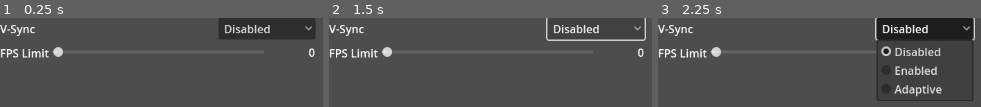
Above: before the commit, frames 1-3 (left to right).
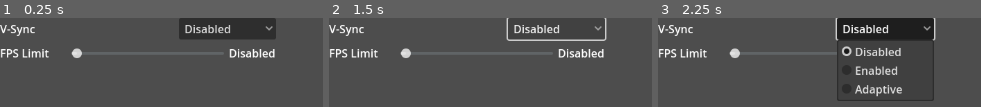
Above: after the commit, the same moments.

Repository: RespiteFromReality/godot-settings
Game: Godot game, scene res://settings_menu/components/vsync_and_fps_limiter.tscn
The game is run twice, just before and just after one commit, with the same random seed, the same clock (stepped at 60 frames per second) and the same inputs. The project has no main scene, so this scene is started directly.
Inputs:
- Up to frame 1 (0.25 s): no input
- Up to frame 2 (1.5 s): click "Disabled" at 0.5 s; click "Disabled" at 1.25 s
- Up to frame 3 (2.25 s): click "Disabled" at 2 s

The runs differ from the first frame. In frame 1, 8.6% of the frame differs, in the area x 16-98%, y 0-45%; in frame 2, 4.8%; in frame 3, 14%, in the area x 16-99%, y 0-94%.

Commit message:
Dedicated FPS Slider
- Created a dedicated slider for FPS.

Diff:
--- /dev/null
+++ b/settings_menu/components/fps_slider/fps_slider.gd
@@ -0,0 +1,114 @@
+@tool
+class_name FPSSlider
+extends Control
+
+signal drag_started
+signal drag_ended(value: float)
+
+
+@export_category("Slider")
+@export var editable: bool = true
+@export var min_value: float = 0
+@export var max_value: float = 100
+@export var step: float = 1
+@export var value: float = 0
+@export var zero_means_disabled: bool = false
+@export_category("Label")
+@export var enabled: bool = true
+
+@onready var h_slider: HSlider = $HSlider
+@onready var label: ToggleableLabel = $Label
+
+
+func _ready() -> void:
+	h_slider.set_block_signals(true)
+	set_editable(editable)
+	set_min_value(min_value)
+	set_max_value(max_value)
+	set_step(step)
+	set_value(value)
+	h_slider.set_block_signals(false)
+
+	label.set_block_signals(true)
+	set_label_value(get_value())
+	label.set_block_signals(false)
+
+
+# Config functions
+
+# Slider
+func get_editable() -> bool:
+	return h_slider.editable
+
+func set_editable(_editable: bool) -> void:
+	h_slider.editable = _editable
+
+func get_min_value() -> float:
+	return h_slider.min_value
+
+func set_min_value(_min_value: float) -> void:
+	h_slider.min_value = _min_value
+
+func get_max_value() -> float:
+	return h_slider.max_value
+
+func set_max_value(_max_value: float) -> void:
+	h_slider.max_value = max_value
+
+func get_step() -> float:
+	return h_slider.step
+
+func set_step(_step: float) -> void:
+	h_slider.step = step
+
+func get_value() -> float:
+	return h_slider.value
+
+func set_value(_value: float) -> void:
+	h_slider.value = _value
+
+func set_value_no_signal(_value: float) -> void:
+	self.set_block_signals(true)
+	h_slider.value = _value
+	self.set_block_signals(false)
+
+# Label
+func get_label_enabled() -> bool:
+	return label.enabled
+
+func set_label_enabled(_enabled: bool) -> void:
+	label.enabled = _enabled
+
+func get_label_value() -> String:
+	return label.text
+
+func set_label_value(_value: float) -> void:
+	if _value == 0 && zero_means_disabled == true:
+		label.text = "Disabled"
+	else:
+		label.text = str(_value).pad_decimals(0) + " FPS"
+
+
+# Signals
+func _on_h_slider_drag_started() -> void:
+	drag_started.emit()
+
+func _on_h_slider_drag_ended(_value_changed: bool) -> void:
+	drag_ended.emit(get_value())
+
+func _on_h_slider_value_changed(slider_value: float) -> void:
+	set_label_value(slider_value)
+
+
+# Editor
+func _get_configuration_warnings() -> PackedStringArray: # Creates editor warnings
+	var msgs: PackedStringArray
+	if drag_ended.has_connections() != true && drag_started.has_connections() != null:
+		msgs.append("This component has no connections to its signal!")
+	if max_value < min_value:
+		msgs.append("Slider max value must be more than min value!")
+	if value > max_value || value < min_value:
+		msgs.append("The starting value is smaller or larger than the set range!")
+	if step == 0:
+		msgs.append("Slider cannot have 0 steps!")
+	return msgs
--- /dev/null
+++ b/settings_menu/components/fps_slider/fps_slider.tscn
@@ -0,0 +1,64 @@
+[gd_scene load_steps=5 format=3 uid="uid://bgfnjxpg83l81"]
+
+[ext_resource type="Script" uid="uid://filyu5704wxi" path="res://settings_menu/components/fps_slider/fps_slider.gd" id="1_6xk2x"]
+[ext_resource type="Script" uid="uid://d270vtwfidiph" path="res://settings_menu/components/toggleable_label/toggleable_label.gd" id="2_0gllv"]
+
+[sub_resource type="StyleBoxFlat" id="StyleBoxFlat_ba8ne"]
+bg_color = Color(0.37830356, 0.39208335, 0.39896816, 1)
+corner_radius_top_left = 6
+corner_radius_top_right = 6
+corner_radius_bottom_right = 6
+corner_radius_bottom_left = 6
+expand_margin_top = 2.0
+expand_margin_bottom = 2.0
+
+[sub_resource type="StyleBoxFlat" id="StyleBoxFlat_f8ild"]
+bg_color = Color(0.57700837, 0.5770084, 0.57700837, 1)
+corner_radius_top_left = 6
+corner_radius_top_right = 6
+corner_radius_bottom_right = 6
+corner_radius_bottom_left = 6
+expand_margin_top = 2.0
+expand_margin_bottom = 2.0
+
+[node name="FPSSlider" type="Control"]
+custom_minimum_size = Vector2(295, 24)
+layout_mode = 3
+anchors_preset = 0
+offset_right = 295.0
+offset_bottom = 24.0
+size_flags_horizontal = 0
+script = ExtResource("1_6xk2x")
+
+[node name="HSlider" type="HSlider" parent="."]
+layout_mode = 0
+offset_right = 220.0
+offset_bottom = 24.0
+pivot_offset = Vector2(134, 8)
+size_flags_horizontal = 3
+size_flags_vertical = 4
+theme_override_constants/grabber_offset = 0
+theme_override_styles/slider = SubResource("StyleBoxFlat_ba8ne")
+theme_override_styles/grabber_area = SubResource("StyleBoxFlat_f8ild")
+theme_override_styles/grabber_area_highlight = SubResource("StyleBoxFlat_f8ild")
+rounded = true
+scrollable = false
+ticks_position = 3
+
+[node name="Label" type="Label" parent="."]
+custom_minimum_size = Vector2(73, 0)
+layout_mode = 0
+offset_left = 221.0
+offset_right = 294.0
+offset_bottom = 24.0
+theme_override_colors/font_color = Color(1, 1, 1, 1)
+text = "0 FPS"
+horizontal_alignment = 2
+vertical_alignment = 1
+script = ExtResource("2_0gllv")
+greyed_out_color = Color(0.61960787, 0.61960787, 0.61960787, 1)
+metadata/_custom_type_script = "uid://d270vtwfidiph"
+
+[connection signal="drag_ended" from="HSlider" to="." method="_on_h_slider_drag_ended"]
+[connection signal="drag_started" from="HSlider" to="." method="_on_h_slider_drag_started"]
+[connection signal="value_changed" from="HSlider" to="." method="_on_h_slider_value_changed"]
--- a/settings_menu/components/vsync_and_fps_limiter.gd
+++ b/settings_menu/components/vsync_and_fps_limiter.gd
@@ -5,7 +5,7 @@
 
 @onready var vsync: OptionButton = $VSync
 @onready var fps_limit_toggleable_label: ToggleableLabel = $FPSLimitToggleableLabel
-@onready var fps_limit: SliderWithValue = $FPSLimit
+@onready var fps_limit_slider: FPSSlider = $FPSLimitSlider
 
 
 func _ready() -> void:
@@ -17,15 +17,15 @@
 		toggle_fps_limiter(false)
 
 	var max_fps: int = Settings.display_get_max_fps()
-	fps_limit.set_block_signals(true)
-	fps_limit.slider_value = max_fps
-	fps_limit.set_block_signals(false)
+	fps_limit_slider.set_block_signals(true)
+	fps_limit_slider.set_value(max_fps)
+	fps_limit_slider.set_block_signals(false)
 
 
 func toggle_fps_limiter(state: bool) -> void:
-	fps_limit.editable_slider = state
-	fps_limit.label_toggle = state
 	fps_limit_toggleable_label.enabled = state
+	fps_limit_slider.set_label_enabled(state)
+	fps_limit_slider.set_editable(state)
 
 
 func _on_vsync_item_selected(index: int) -> void:
@@ -41,6 +41,11 @@
 			Settings.display_set_vsync_mode(DisplayServer.VSYNC_ADAPTIVE)
 
 
-func _on_fps_limit_drag_ended(value: float) -> void:
-	var max_fps: int = int(value)
+# To ensure smooth sliding, when the drag starts we set the FPS to 60.
+func _on_fps_limit_slider_drag_started() -> void:
+	Settings.display_set_max_fps(60)
+
+
+func _on_fps_limit_slider_drag_ended(value: int) -> void:
+	var max_fps: int = value
 	Settings.display_set_max_fps(max_fps)
--- a/settings_menu/components/vsync_and_fps_limiter.tscn
+++ b/settings_menu/components/vsync_and_fps_limiter.tscn
@@ -2,7 +2,7 @@
 
 [ext_resource type="Script" uid="uid://ctkra6qy5jlaf" path="res://settings_menu/components/vsync_and_fps_limiter.gd" id="1_12ib5"]
 [ext_resource type="Script" uid="uid://d270vtwfidiph" path="res://settings_menu/components/toggleable_label/toggleable_label.gd" id="2_73anq"]
-[ext_resource type="PackedScene" uid="uid://pva2tkjpsaxa" path="res://settings_menu/components/slider_with_value/slider_with_value.tscn" id="3_m228b"]
+[ext_resource type="PackedScene" uid="uid://bgfnjxpg83l81" path="res://settings_menu/components/fps_slider/fps_slider.tscn" id="4_73anq"]
 
 [node name="VSyncAndFPSLimit" type="GridContainer"]
 editor_description = "Allows toggling of Vsync and settings a FPS limit.
@@ -11,13 +11,15 @@
 Limiter Options: Between 15-240FPS.
 
 Be aware that when vsync is set to any mode other than Disabled, the engine will ignore any fps limit set, using either the monitor refresh rate or not limiting fps at all."
+offset_right = 398.0
+offset_bottom = 62.0
 theme_override_constants/v_separation = 8
 columns = 2
 script = ExtResource("1_12ib5")
 
 [node name="VSyncLabel" type="Label" parent="."]
 layout_mode = 2
-size_flags_horizontal = 3
+size_flags_horizontal = 2
 theme_override_font_sizes/font_size = 16
 text = "V-Sync"
 
@@ -43,12 +45,11 @@
 greyed_out_color = Color(0.61960787, 0.61960787, 0.61960787, 1)
 metadata/_custom_type_script = "uid://d270vtwfidiph"
 
-[node name="FPSLimit" parent="." instance=ExtResource("3_m228b")]
+[node name="FPSLimitSlider" parent="." instance=ExtResource("4_73anq")]
 layout_mode = 2
-slider_range_min = 15.0
-slider_range_max = 240.0
-slider_starting_value = 0.0
+max_value = 240.0
 zero_means_disabled = true
 
 [connection signal="item_selected" from="VSync" to="." method="_on_vsync_item_selected"]
-[connection signal="drag_ended" from="FPSLimit" to="." method="_on_fps_limit_drag_ended"]
+[connection signal="drag_ended" from="FPSLimitSlider" to="." method="_on_fps_limit_slider_drag_ended"]
+[connection signal="drag_started" from="FPSLimitSlider" to="." method="_on_fps_limit_slider_drag_started"]
Not shown, added: settings_menu/components/fps_slider/fps_slider.gd.uid
